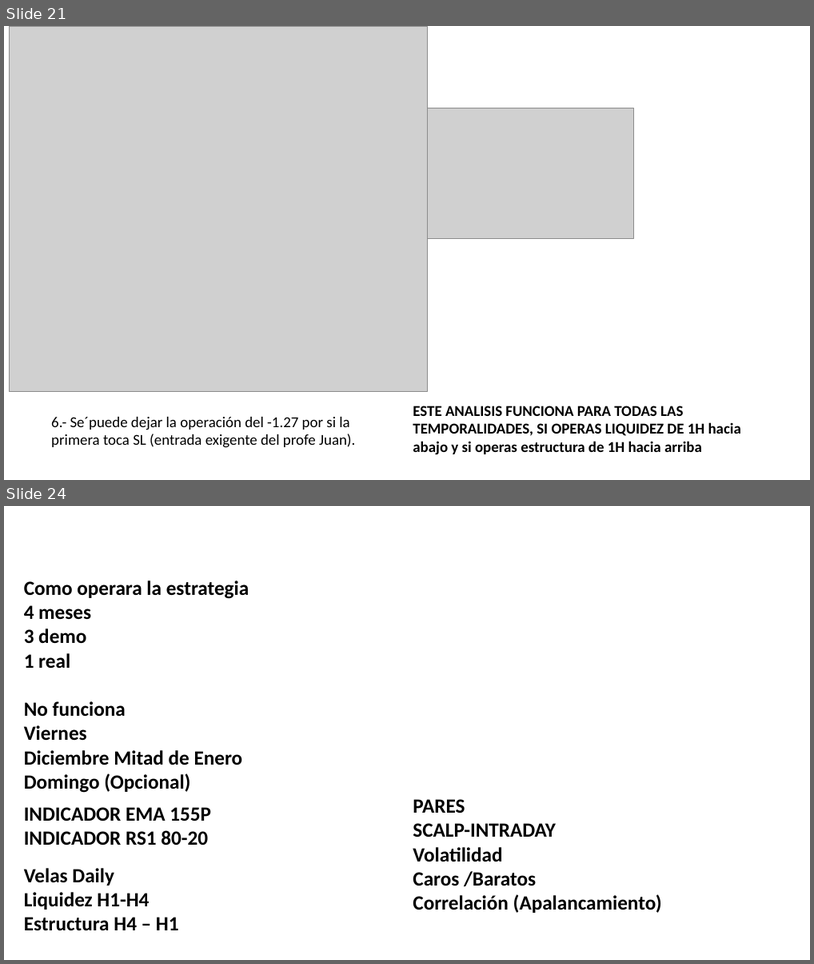
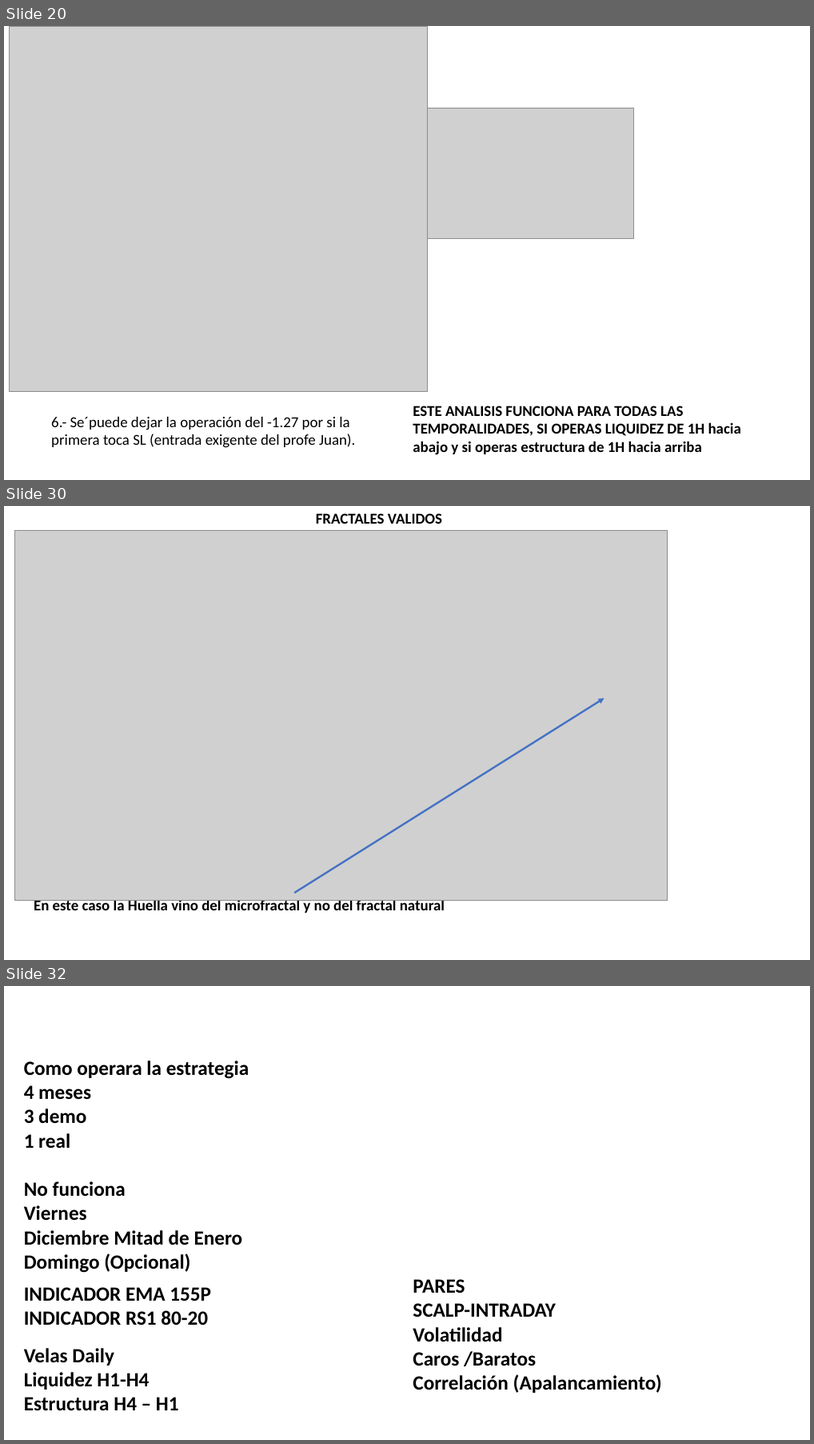
Before and after one commit to Edd1eware/Yields_Academy, a slide deck: Manual_YIELDS_ACADEMY.pptx. Shown one above the other, each under a label of ours: slides 21 and 24 before the commit, slides 20, 30 and 32 after it; the slides between them are not shown. The pictures are 814x964 and 814x1444 pixels, drawn with LibreOffice and Linux fonts; fonts in the diff are those of the drawing; grey boxes stand for pictures. Boxes give left, top, right and bottom in pixels: in the first picture for what was removed or moved away, otherwise in the second. Text is boxed around its words. In the diff, an @@ line names an element or a change of style, - is before the commit and + after.

Commit message:
fractales validos

```diff
--- a/Manual_YIELDS_ACADEMY.pptx
+++ b/Manual_YIELDS_ACADEMY.pptx
@@ slide 30 added at (x1=4, y1=506, x2=810, y2=960), background #FFFFFF @@
@@ text added at (x1=316, y1=513, x2=442, y2=524), 18 pt, text #000000, bold @@
+FRACTALES VALIDOS
@@ picture added at (x1=15, y1=530, x2=668, y2=900) @@
@@ arrow added from (294, 892) to (605, 698), #4472C4 2.25 pt @@
@@ text added at (x1=34, y1=898, x2=445, y2=912), 18 pt, text #000000, bold @@
+En este caso la Huella vino del microfractal y no del fractal natural
@@ what was slide 21 is now slide 20 @@
@@ what was slide 24 is now slide 32 @@
```
Also in this commit, not shown: 2 slides changed, 9 other slides added, 2 slides removed.
